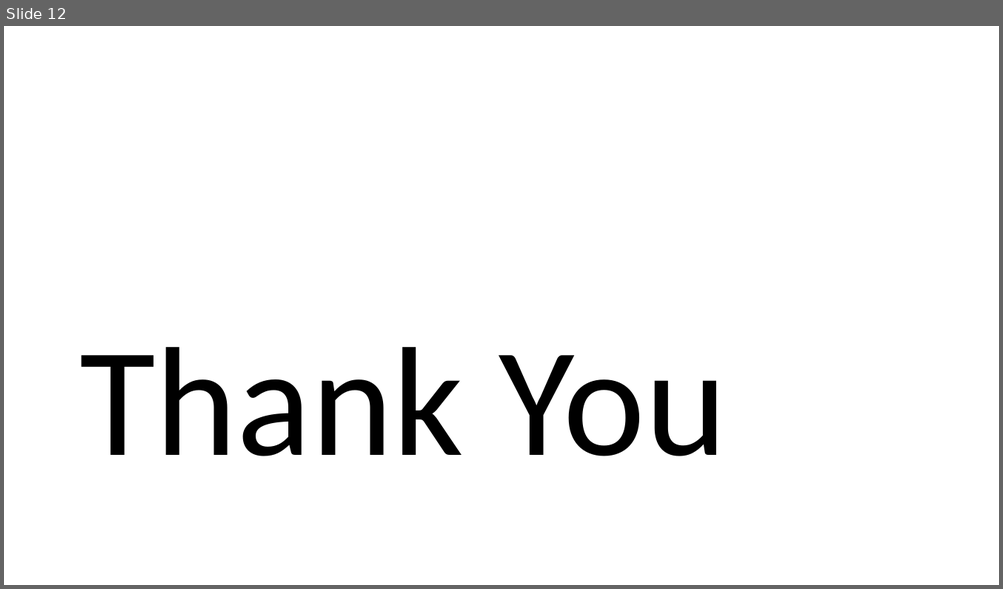
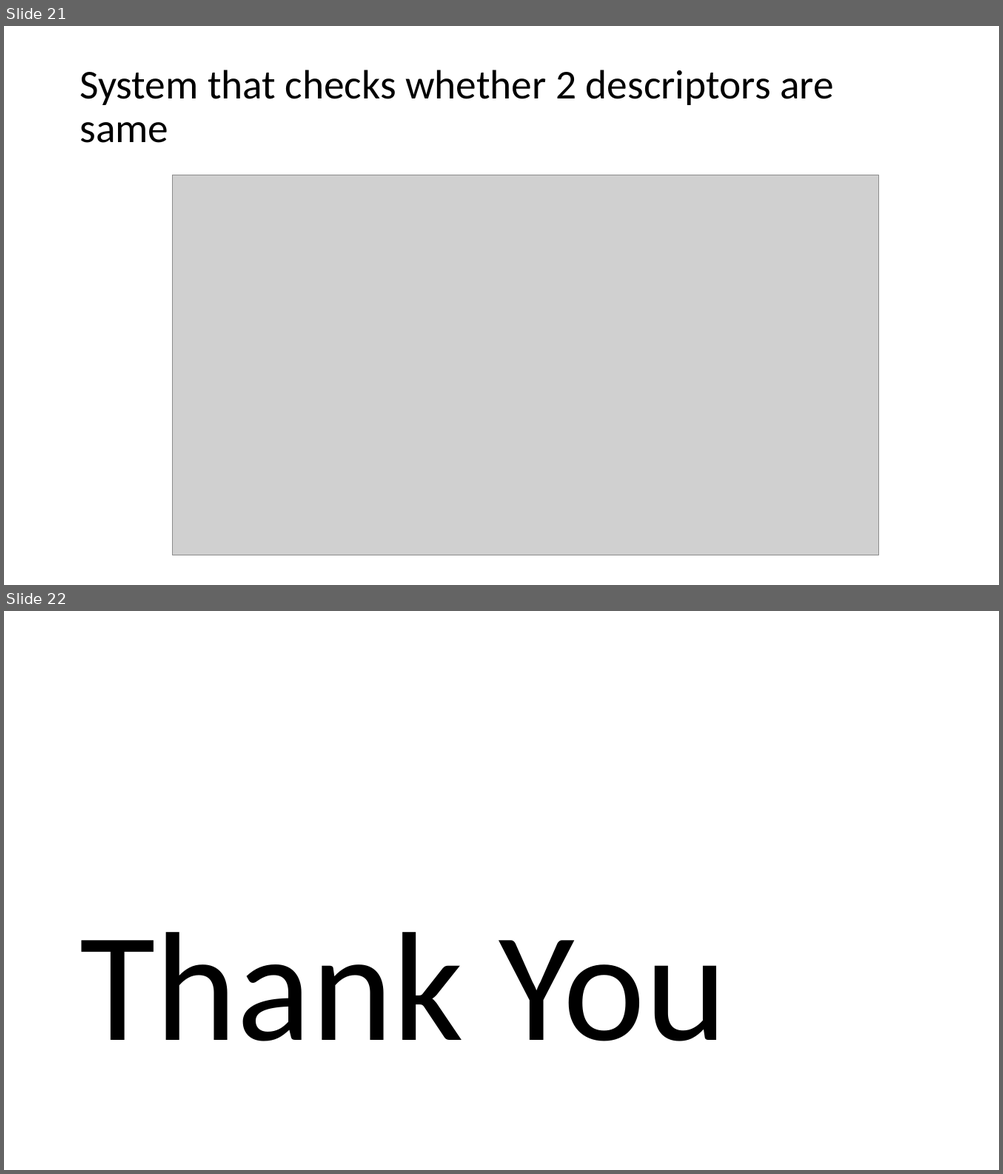
Before and after one commit to Chandru-crypted/Attendance_system_using_facial_recognition, a slide deck: DOCS/PPT's/Problem statement.pptx. Shown one above the other, each under a label of ours: slide 12 before the commit, slides 21 and 22 after it. The pictures are 1003x589 and 1003x1174 pixels, drawn with LibreOffice and Linux fonts; fonts in the diff are those of the drawing; grey boxes stand for pictures. Boxes give left, top, right and bottom in pixels: in the first picture for what was removed or moved away, otherwise in the second. Text is boxed around its words. In the diff, an @@ line names an element or a change of style, - is before the commit and + after.

```diff
--- a/DOCS/PPT's/Problem statement.pptx
+++ b/DOCS/PPT's/Problem statement.pptx
@@ slide 21 added at [4,26,999,585], background #FFFFFF @@
@@ title added at [79,70,834,143], 39.6 pt, text #000000 @@
+System that checks whether 2 descriptors are same
@@ picture added at [172,175,879,556] @@
@@ what was slide 12 is now slide 22 @@
```
Also in this commit, not shown: 9 other slides added.
